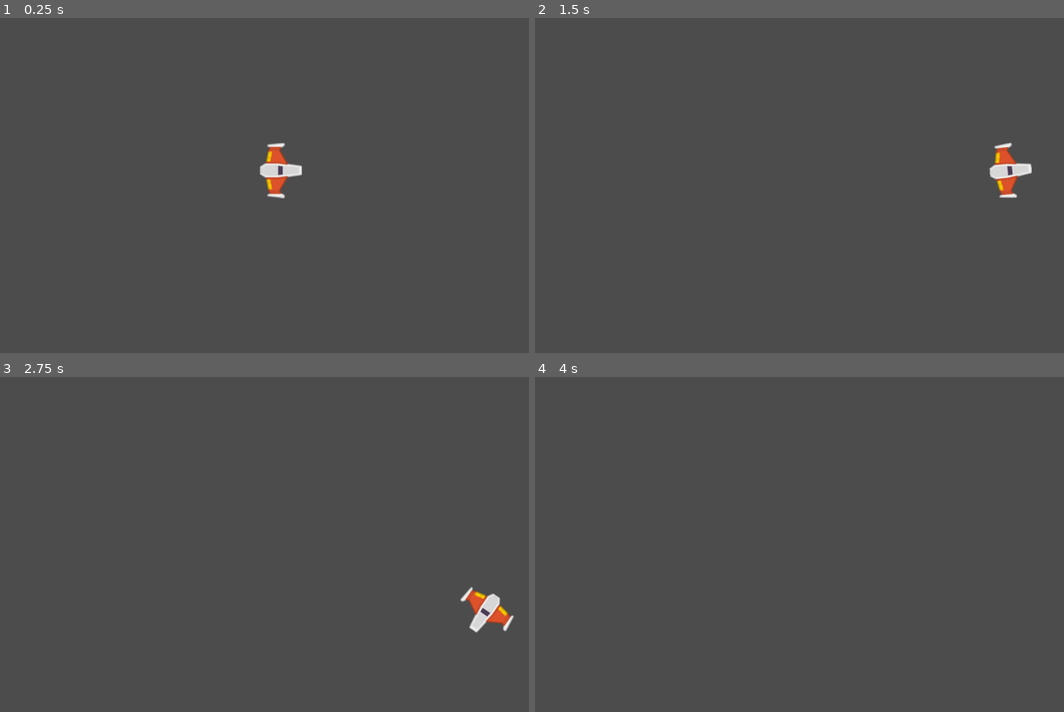
Above: before the commit, frames 1-4 (two rows, left to right).
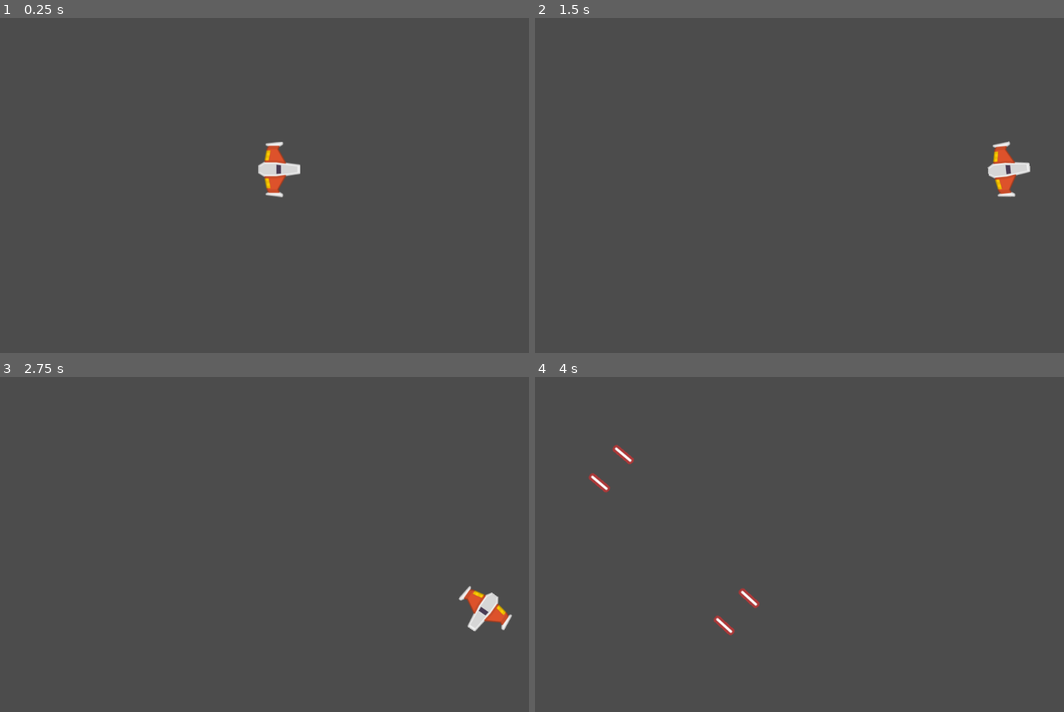
Above: after the commit, the same moments.

Repository: nicow222/MeteoritosGodot
Game: Godot game, scene res://Juego/Niveles/NivelTest.tscn
Same seed, same stepped clock (60 frames per second), same inputs: the game is played once before the commit and once after it.
Inputs:
- Up to frame 1 (0.25 s): no input
- Up to frame 2 (1.5 s): tap Enter at 0.5 s; hold W (mover_adelante) 0.53-1.28 s; hold Space (disparo_principal, bound only after the commit) 0.53-1.28 s; hold S (mover_atras) from 1.28 s (still down); tap A (rotar_antihorario) at 1.35 s
- Up to frame 3 (2.75 s): tap Space (disparo_principal, bound only after the commit) at 1.55, 2.3 s; release S (mover_atras) at 2.03 s; hold W (mover_adelante) from 2.03 s (still down); hold D (rotar_horario) from 2.03 s (still down)
- Up to frame 4 (4 s): release D (rotar_horario) at 2.78 s; tap Space (disparo_principal, bound only after the commit) at 2.85 s; release W (mover_adelante) at 3.53 s; hold S (mover_atras) from 3.53 s (still down); hold Space (disparo_principal, bound only after the commit) from 3.53 s (still down)

The runs differ from the first frame. In frame 1, 0.4% of the frame differs, in the area x 48-58%, y 36-54%; in frame 2, 0.4%; in frame 3, 0.4%; in frame 4, 0.4%, in the area x 10-43%, y 20-78%.

Commit message:
proyectil y canion

Diff:
--- /dev/null
+++ b/Autoloads/Eventos.gd
@@ -0,0 +1,3 @@
+extends Node
+
+signal disparo(proyectil)
--- a/Juego/Naves/Player.gd
+++ b/Juego/Naves/Player.gd
@@ -11,21 +11,15 @@
 var empuje:Vector2  = Vector2.ZERO
 var dir_rotacion:int = 0
 
-# Called when the node enters the scene tree for the first time.
-func _ready():
-	pass # Replace with function body.
-
-
-# Called every frame. 'delta' is the elapsed time since the previous frame.
-#func _process(delta):
-#	pass
+#Atributos onready
+onready var canion:Canion = $Canion
 
 ## Metodos
-func _integrate_forces(_state: Physics2DDirectBodyState) -> void:
+func _integrate_forces(state: Physics2DDirectBodyState) -> void:
 	apply_central_impulse(empuje.rotated(rotation))
 	apply_torque_impulse(dir_rotacion * potencia_rotacion)
 
-func _process(_delta: float) -> void:
+func _process(delta: float) -> void:
 	player_input()
 
 ## Metodos Custom
@@ -43,3 +37,10 @@
 		dir_rotacion -= 1
 	elif Input.is_action_pressed("rotar_horario"):
 		dir_rotacion += 1
+
+	# Disparo
+	if Input.is_action_pressed("disparo_principal"):
+		canion.set_esta_disparando(true)
+
+	if Input.is_action_just_released("disparo_principal"):
+		canion.set_esta_disparando(false)
--- a/Juego/Naves/Player.tscn
+++ b/Juego/Naves/Player.tscn
@@ -1,8 +1,9 @@
-[gd_scene load_steps=5 format=2]
+[gd_scene load_steps=6 format=2]
 
 [ext_resource path="res://Juego/Naves/player_orange.png" type="Texture" id=1]
 [ext_resource path="res://Juego/Naves/Player.gd" type="Script" id=2]
 [ext_resource path="res://Juego/Naves/MaterialFisico.tres" type="PhysicsMaterial" id=3]
+[ext_resource path="res://Juego/Proyectiles/Canion.tscn" type="PackedScene" id=4]
 
 [sub_resource type="CircleShape2D" id=1]
 radius = 37.054
@@ -18,5 +19,15 @@
 texture = ExtResource( 1 )
 
 [node name="CollisionShape2D" type="CollisionShape2D" parent="."]
-position = Vector2( 0, 1 )
 shape = SubResource( 1 )
+
+[node name="Canion" parent="." instance=ExtResource( 4 )]
+position = Vector2( -0.891907, 0 )
+
+[node name="PuntoIzquierdo" parent="Canion" index="0"]
+position = Vector2( 0, 33 )
+
+[node name="PuntoDerecho" parent="Canion" index="1"]
+position = Vector2( 0, -33 )
+
+[editable path="Canion"]
--- /dev/null
+++ b/Juego/Niveles/Nivel.gd
@@ -0,0 +1,22 @@
+class_name Nivel
+extends Node2D
+
+## Atributos on ready
+onready var contenedor_proyectiles:Node
+
+## Metodos
+func _ready() -> void:
+	conectar_seniales()
+	crear_contenedores()
+
+## Metodos Custom
+func conectar_seniales() -> void:
+	Eventos.connect("disparo", self, "_on_disparo")
+
+func crear_contenedores() -> void:
+	contenedor_proyectiles = Node.new()
+	contenedor_proyectiles.name = "ContenedorProyectiles"
+	add_child(contenedor_proyectiles)
+
+func _on_disparo(proyectil:Proyectil) -> void:
+	contenedor_proyectiles.add_child(proyectil)
--- a/Juego/Niveles/NivelTest.tscn
+++ b/Juego/Niveles/NivelTest.tscn
@@ -1,10 +1,13 @@
-[gd_scene load_steps=2 format=2]
+[gd_scene load_steps=3 format=2]
 
 [ext_resource path="res://Juego/Naves/Player.tscn" type="PackedScene" id=1]
+[ext_resource path="res://Juego/Niveles/Nivel.gd" type="Script" id=2]
 
 [node name="NivelTest" type="Node2D"]
 position = Vector2( 515, 273 )
+script = ExtResource( 2 )
 
 [node name="Player" parent="." instance=ExtResource( 1 )]
+position = Vector2( -3, -2 )
 gravity_scale = 0.0
 can_sleep = false
--- /dev/null
+++ b/Juego/Proyectiles/Canion.gd
@@ -0,0 +1,55 @@
+class_name Canion
+extends Node2D
+
+## Atributos export
+export var proyectil:PackedScene = null
+export var cadencia_disparo:float = 0.8
+export var velocidad_proyectil:int  = 100
+export var danio_proyectil:int = 1
+
+## Atributos onready
+onready var timer_enfriamiento:Timer = $TimerEnfriamiento
+onready var disparo_sfx:AudioStreamPlayer2D = $DisparoSFX
+onready var esta_enfriado:bool = true
+onready var esta_disparando:bool = false setget set_esta_disparando
+
+## Atributos
+var puntos_disparo:Array = []
+
+## Setters y Getters
+func set_esta_disparando(disparando: bool) -> void:
+	esta_disparando = disparando
+
+## Metodos
+func _ready() -> void:
+	almacenar_puntos_disparo()
+	timer_enfriamiento.wait_time = cadencia_disparo
+
+func _process(delta: float) -> void:
+	if esta_disparando and esta_enfriado:
+		disparar()
+
+## Metodos custom
+func almacenar_puntos_disparo() -> void:
+	for nodo in get_children():
+		if nodo is Position2D:
+			puntos_disparo.append(nodo)
+
+func disparar() -> void:
+	esta_enfriado = false
+	disparo_sfx.play()
+	timer_enfriamiento.start()
+
+	for punto_disparo in puntos_disparo:
+		disparo_sfx.play()
+		var new_proyectil:Proyectil = proyectil.instance()
+		new_proyectil.crear(
+			punto_disparo.global_position,
+			get_owner().rotation,
+			velocidad_proyectil,
+			danio_proyectil
+			)
+		Eventos.emit_signal("disparo", new_proyectil)
+
+func _on_TimerEnfriamiento_timeout() -> void:
+	esta_enfriado = true
--- /dev/null
+++ b/Juego/Proyectiles/Canion.tscn
@@ -0,0 +1,22 @@
+[gd_scene load_steps=3 format=2]
+
+[ext_resource path="res://Juego/Proyectiles/Canion.gd" type="Script" id=1]
+[ext_resource path="res://Juego/Proyectiles/Proyectil.tscn" type="PackedScene" id=2]
+
+[node name="Canion" type="Node2D"]
+script = ExtResource( 1 )
+proyectil = ExtResource( 2 )
+cadencia_disparo = 0.25
+velocidad_proyectil = 1600
+
+[node name="PuntoIzquierdo" type="Position2D" parent="."]
+position = Vector2( 0, 6 )
+
+[node name="PuntoDerecho" type="Position2D" parent="."]
+position = Vector2( 0, -6 )
+
+[node name="DisparoSFX" type="AudioStreamPlayer2D" parent="."]
+
+[node name="TimerEnfriamiento" type="Timer" parent="."]
+
+[connection signal="timeout" from="TimerEnfriamiento" to="." method="_on_TimerEnfriamiento_timeout"]
--- /dev/null
+++ b/Juego/Proyectiles/Proyectil.gd
@@ -0,0 +1,20 @@
+class_name Proyectil
+extends Area2D
+
+## Atributos
+var velocidad:Vector2 = Vector2.ZERO
+var danio:float
+
+## Metodos
+func _physics_process(delta: float) -> void:
+	position += velocidad * delta
+
+func crear(pos: Vector2, dir: float, vel:float, danio_p: int) -> void:
+	position = pos
+	rotation = dir
+	velocidad = Vector2(vel, 0).rotated(dir)
+	danio = danio_p
+
+
+func _on_VisibilityNotifier2D_screen_exited():
+	queue_free()
--- /dev/null
+++ b/Juego/Proyectiles/Proyectil.tscn
@@ -0,0 +1,27 @@
+[gd_scene load_steps=4 format=2]
+
+[ext_resource path="res://Juego/Proyectiles/proyectil_player.png" type="Texture" id=1]
+[ext_resource path="res://Juego/Proyectiles/Proyectil.gd" type="Script" id=2]
+
+[sub_resource type="CapsuleShape2D" id=1]
+radius = 6.0
+height = 23.942
+
+[node name="Proyectil" type="Area2D"]
+script = ExtResource( 2 )
+
+[node name="Sprite" type="Sprite" parent="."]
+rotation = 1.5708
+scale = Vector2( 1.5, 1.2 )
+texture = ExtResource( 1 )
+
+[node name="CollisionShape2D" type="CollisionShape2D" parent="."]
+rotation = 1.5708
+scale = Vector2( 1.04, 1.12 )
+shape = SubResource( 1 )
+
+[node name="VisibilityNotifier2D" type="VisibilityNotifier2D" parent="."]
+modulate = Color( 0.709804, 0, 1, 1 )
+scale = Vector2( 2.01518, 0.35429 )
+
+[connection signal="screen_exited" from="VisibilityNotifier2D" to="." method="_on_VisibilityNotifier2D_screen_exited"]
--- a/project.godot
+++ b/project.godot
@@ -9,13 +9,31 @@
 config_version=4
 
 _global_script_classes=[ {
+"base": "Node2D",
+"class": "Canion",
+"language": "GDScript",
+"path": "res://Juego/Proyectiles/Canion.gd"
+}, {
+"base": "Node2D",
+"class": "Nivel",
+"language": "GDScript",
+"path": "res://Juego/Niveles/Nivel.gd"
+}, {
 "base": "RigidBody2D",
 "class": "Player",
 "language": "GDScript",
 "path": "res://Juego/Naves/Player.gd"
+}, {
+"base": "Area2D",
+"class": "Proyectil",
+"language": "GDScript",
+"path": "res://Juego/Proyectiles/Proyectil.gd"
 } ]
 _global_script_class_icons={
-"Player": ""
+"Canion": "",
+"Nivel": "",
+"Player": "",
+"Proyectil": ""
 }
 
 [application]
@@ -23,6 +41,10 @@
 config/name="Meteoritos Juego"
 run/main_scene="res://Juego/Niveles/NivelTest.tscn"
 config/icon="res://icon.png"
+
+[autoload]
+
+Eventos="*res://Autoloads/Eventos.gd"
 
 [input]
 
@@ -50,6 +72,11 @@
 , Object(InputEventKey,"resource_local_to_scene":false,"resource_name":"","device":0,"alt":false,"shift":false,"control":false,"meta":false,"command":false,"pressed":false,"scancode":16777231,"physical_scancode":0,"unicode":0,"echo":false,"script":null)
  ]
 }
+disparo_principal={
+"deadzone": 0.5,
+"events": [ Object(InputEventKey,"resource_local_to_scene":false,"resource_name":"","device":0,"alt":false,"shift":false,"control":false,"meta":false,"command":false,"pressed":false,"scancode":32,"physical_scancode":0,"unicode":0,"echo":false,"script":null)
+ ]
+}
 
 [physics]
 
Not shown, added: Juego/Proyectiles/disparo_player.ogg.import
Binary file added: Juego/Proyectiles/proyectil_player.png
Not shown, added: Juego/Proyectiles/proyectil_player.png.import
Not shown, added: Juego/Proyectiles/disparo_player.ogg
